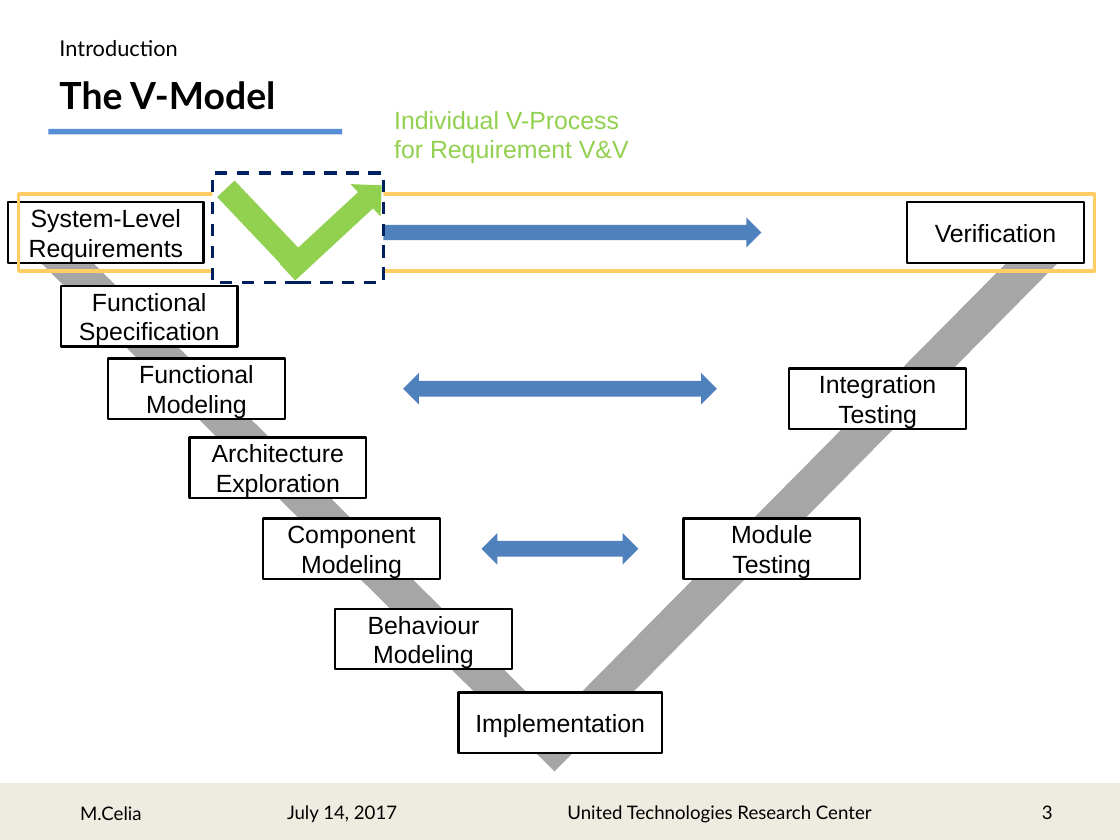
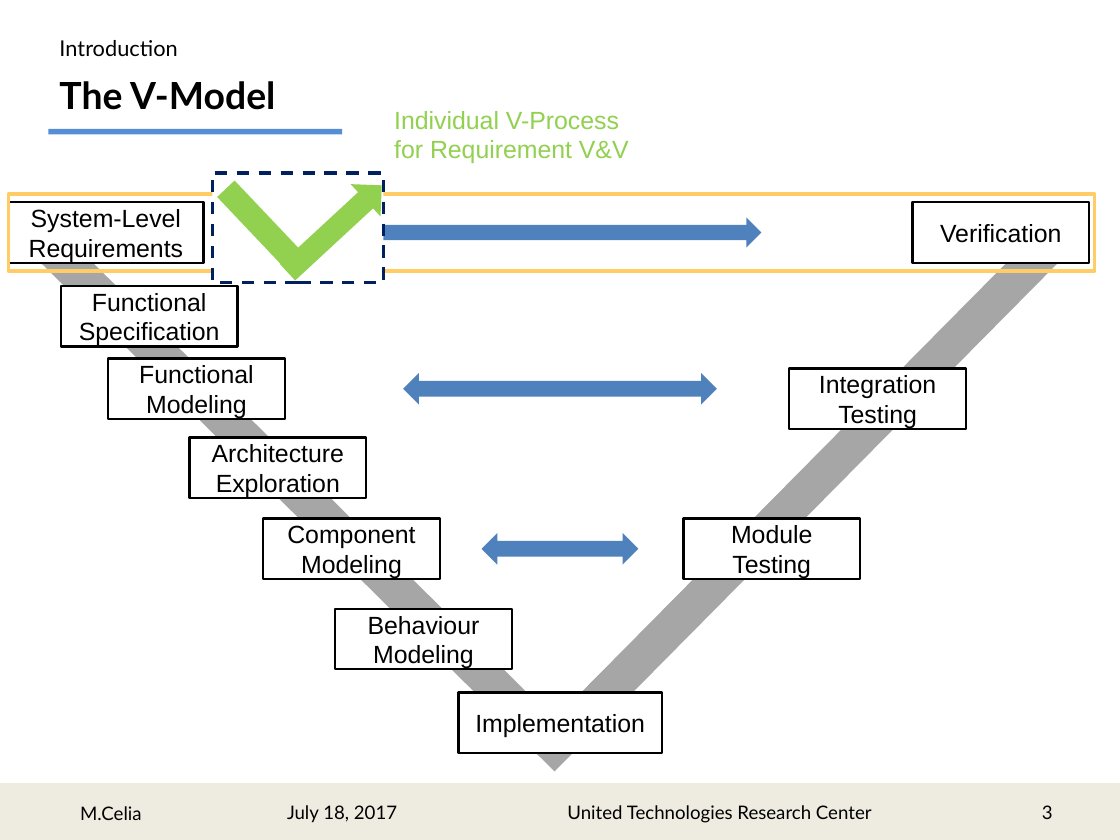
Before and after one commit to marcocelia/Master-Thesis, a slide deck: slide 3 of Presentation/RMpresentation_r1.pptx. Drawn at 1120x840 pixels with LibreOffice and Linux fonts; fonts in the diff are those of the drawing. Boxes give left, top, right and bottom in pixels: in the first picture for what was removed or moved away, otherwise in the second. Text is boxed around its words. In the diff, an @@ line names an element or a change of style, - is before the commit and + after.

```diff
--- a/Presentation/RMpresentation_r1.pptx
+++ b/Presentation/RMpresentation_r1.pptx
@@ rectangle resized from (x1=19, y1=194, x2=1095, y2=271) to (x1=8, y1=194, x2=1094, y2=271) @@
@@ rectangle "Verification" moved from (x1=907, y1=203, x2=1084, y2=263) to (x1=913, y1=203, x2=1090, y2=263) @@
@@ text at (x1=287, y1=805, x2=397, y2=823): text changed @@
-July 14, 2017
+July 18, 2017
```
Also in this commit, not shown: 26 other slides changed, 2 slides removed, 3 other files.
